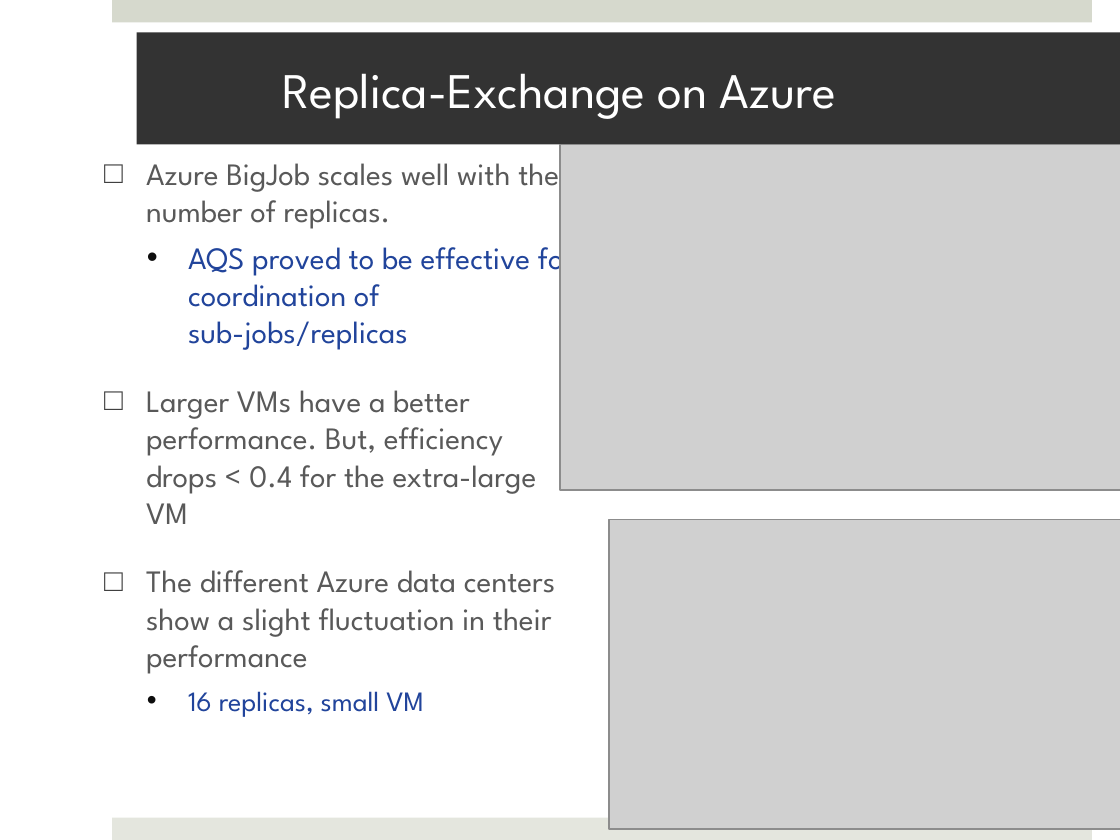
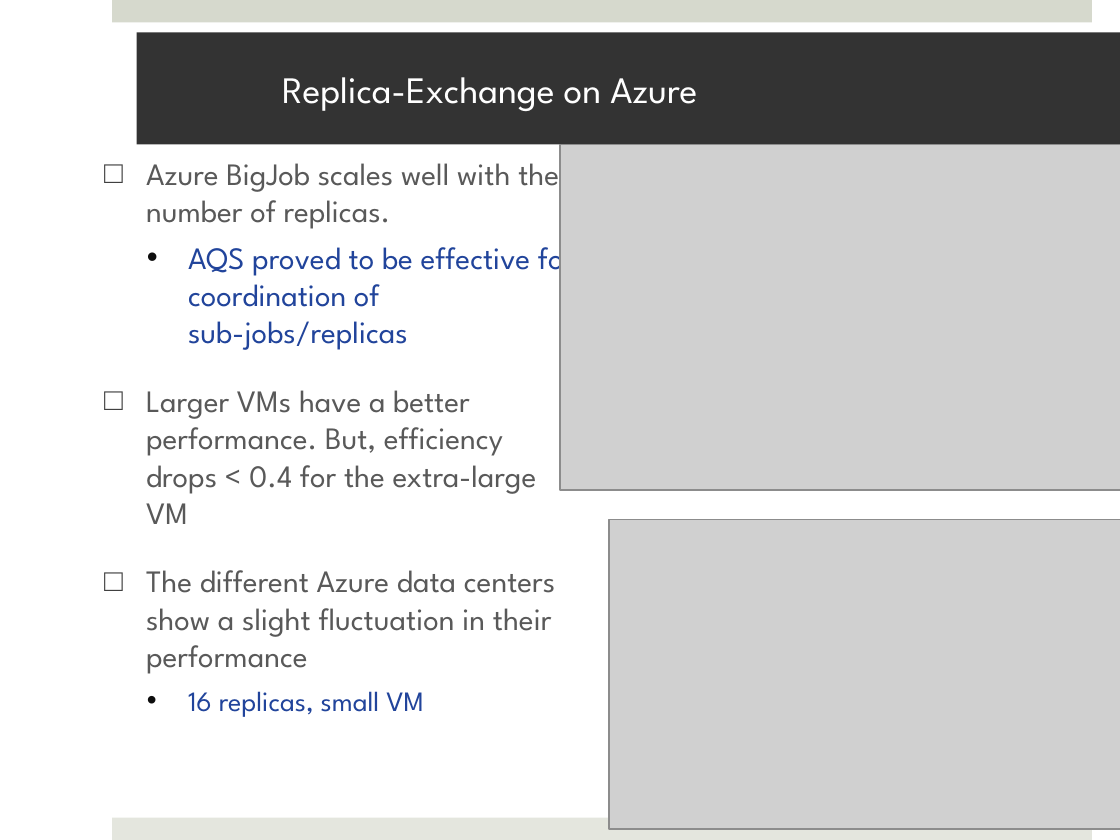
Before and after one commit to saga-project/saga-cpp-legacy-projects, a slide deck: slide 23 of saga-talks/abstractions_for_ls-microsoft.pptx. Drawn at 1120x840 pixels with LibreOffice and Linux fonts; fonts in the diff are those of the drawing; grey boxes stand for pictures; background and template pictures are left out. Boxes give left, top, right and bottom in pixels: in the first picture for what was removed or moved away, otherwise in the second. Text is boxed around its words. In the diff, an @@ line names an element or a change of style, - is before the commit and + after.

```diff
--- a/saga-talks/abstractions_for_ls-microsoft.pptx
+++ b/saga-talks/abstractions_for_ls-microsoft.pptx
@@ title "Replica-Exchange on Azure" at bbox=[137, 32, 1120, 144]: size 32 to 24 pt @@
```
Also in this commit, not shown: 13 other slides changed, 3 slides added, 6 slides removed.
